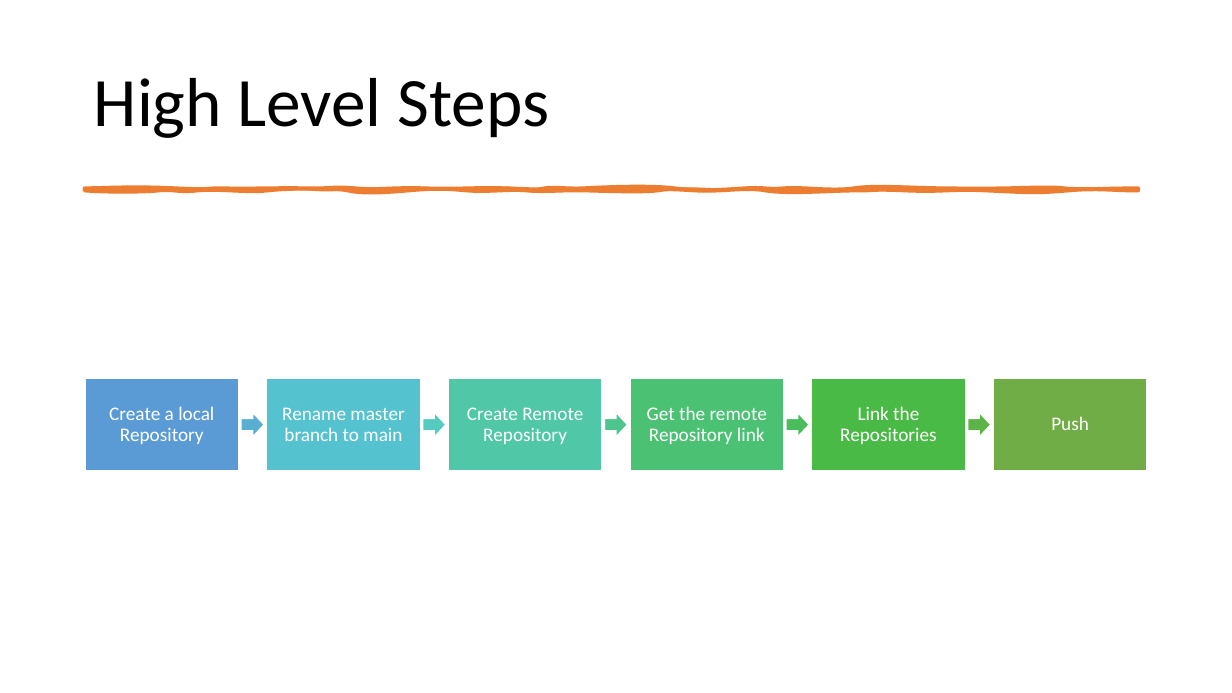
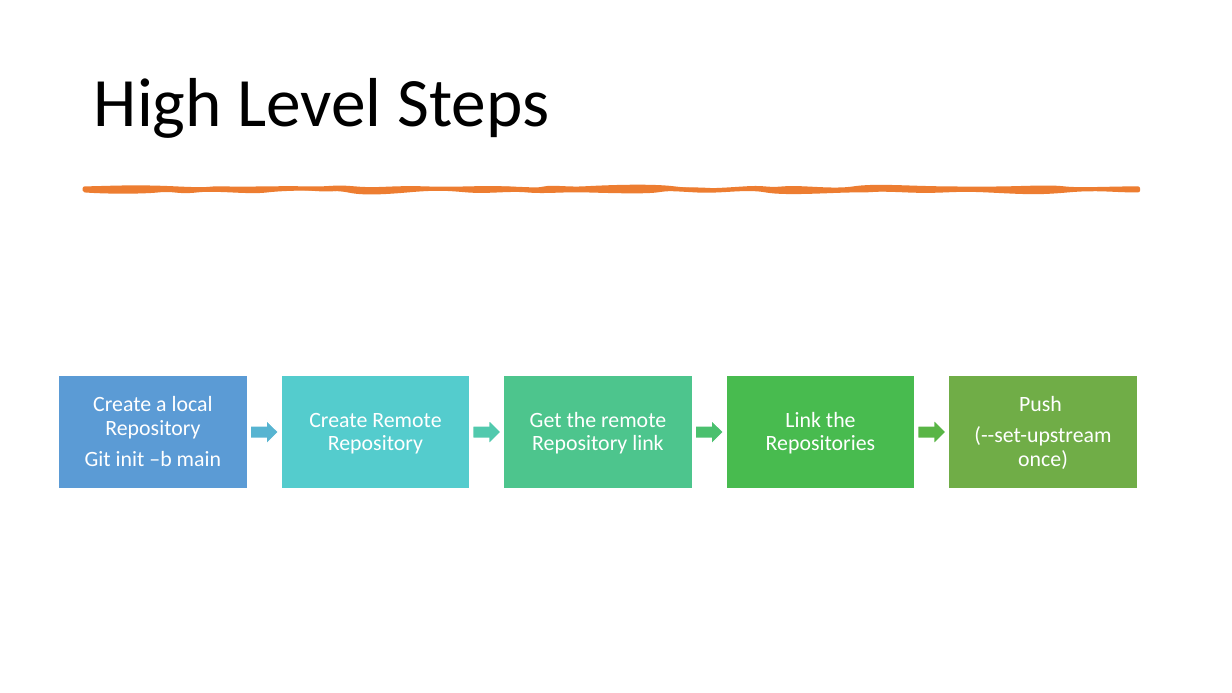
Before and after one commit to LearnWithCSA/GitWorkshop, a slide deck: slide 20 of SlideDeck/Git for Infra.pptx. Drawn at 1232x693 pixels with LibreOffice and Linux fonts; fonts in the diff are those of the drawing. Boxes give left, top, right and bottom in pixels: in the first picture for what was removed or moved away, otherwise in the second. Text is boxed around its words. In the diff, an @@ line names an element or a change of style, - is before the commit and + after.

```diff
--- a/SlideDeck/Git for Infra.pptx
+++ b/SlideDeck/Git for Infra.pptx
@@ rectangle: place and size @@
-rectangle at bbox=[85, 379, 238, 471]
+rectangle at bbox=[59, 375, 248, 488]
@@ text "Create a local Repository": place and size @@
-text "Create a local Repository" at bbox=[109, 406, 214, 444]
+text "Create a local Repository" at bbox=[85, 396, 221, 466]
@@ size 15 to 17 pt in 3 elements at bbox=[766, 412, 876, 454], bbox=[530, 412, 666, 454], bbox=[309, 413, 441, 454] @@
@@ text "Create Remote Repository": place and size @@
-text "Create Remote Repository" at bbox=[467, 407, 583, 444]
+text "Create Remote Repository" at bbox=[309, 413, 441, 454]
@@ rectangle: place and size @@
-rectangle at bbox=[267, 379, 421, 471]
+rectangle at bbox=[281, 375, 470, 488]
@@ rectangle at bbox=[281, 375, 470, 488]: fill #55C3CF to #54CCCD @@
@@ text "Get the remote Repository link": place and size @@
-text "Get the remote Repository link" at bbox=[647, 406, 767, 444]
+text "Get the remote Repository link" at bbox=[530, 412, 666, 454]
@@ rectangle: place and size @@
-rectangle at bbox=[448, 379, 602, 471]
+rectangle at bbox=[504, 375, 692, 488]
@@ rectangle at bbox=[504, 375, 692, 488]: fill #50C8A7 to #4DC58D @@
@@ rectangle removed at bbox=[630, 379, 784, 471] @@
@@ text "Link the Repositories": place and size @@
-text "Link the Repositories" at bbox=[840, 406, 936, 444]
+text "Link the Repositories" at bbox=[766, 412, 876, 454]
@@ rectangle: place and size @@
-rectangle at bbox=[811, 379, 965, 471]
+rectangle at bbox=[726, 375, 915, 488]
@@ rectangle at bbox=[726, 375, 915, 488]: fill #4ABA46 to #48BB4F @@
@@ rectangle: place and size @@
-rectangle at bbox=[994, 379, 1147, 471]
+rectangle at bbox=[949, 375, 1138, 488]
@@ text "Push": place and size @@
-text "Push" at bbox=[1051, 416, 1089, 430]
+text "Push" at bbox=[974, 396, 1111, 469]
@@ text at bbox=[93, 396, 213, 439]: size 15 to 17 pt in "Create a local Repository" @@
@@ text removed at bbox=[282, 407, 404, 441] @@
-Rename master branch to main
@@ right arrow removed at bbox=[604, 412, 628, 437] @@
@@ text at bbox=[1019, 396, 1062, 411]: size 15 to 17 pt in "Push" @@
@@ right arrow: place and size @@
-right arrow at bbox=[241, 412, 264, 437]
+right arrow at bbox=[250, 420, 279, 445]
@@ right arrow at bbox=[250, 420, 279, 445]: fill #58AFD2 to #57B4D1 @@
@@ right arrow: place and size @@
-right arrow at bbox=[423, 412, 446, 437]
+right arrow at bbox=[473, 420, 502, 445]
@@ right arrow at bbox=[473, 420, 502, 445]: fill #53CBC1 to #51C9AD @@
@@ right arrow: place and size @@
-right arrow at bbox=[787, 412, 810, 437]
+right arrow at bbox=[695, 420, 724, 445]
@@ right arrow at bbox=[695, 420, 724, 445]: fill #49BD5B to #4AC06E @@
@@ right arrow: place and size @@
-right arrow at bbox=[968, 412, 991, 437]
+right arrow at bbox=[918, 420, 946, 445]
@@ right arrow at bbox=[918, 420, 946, 445]: fill #5EB347 to #59B546 @@
@@ text at bbox=[974, 426, 1111, 469]: paragraph added @@
+(--set-upstream once)
@@ text at bbox=[85, 451, 221, 466]: paragraph added @@
+Git init –b main
```
Also in this commit, not shown: 5 other slides changed, 1 slide added.
